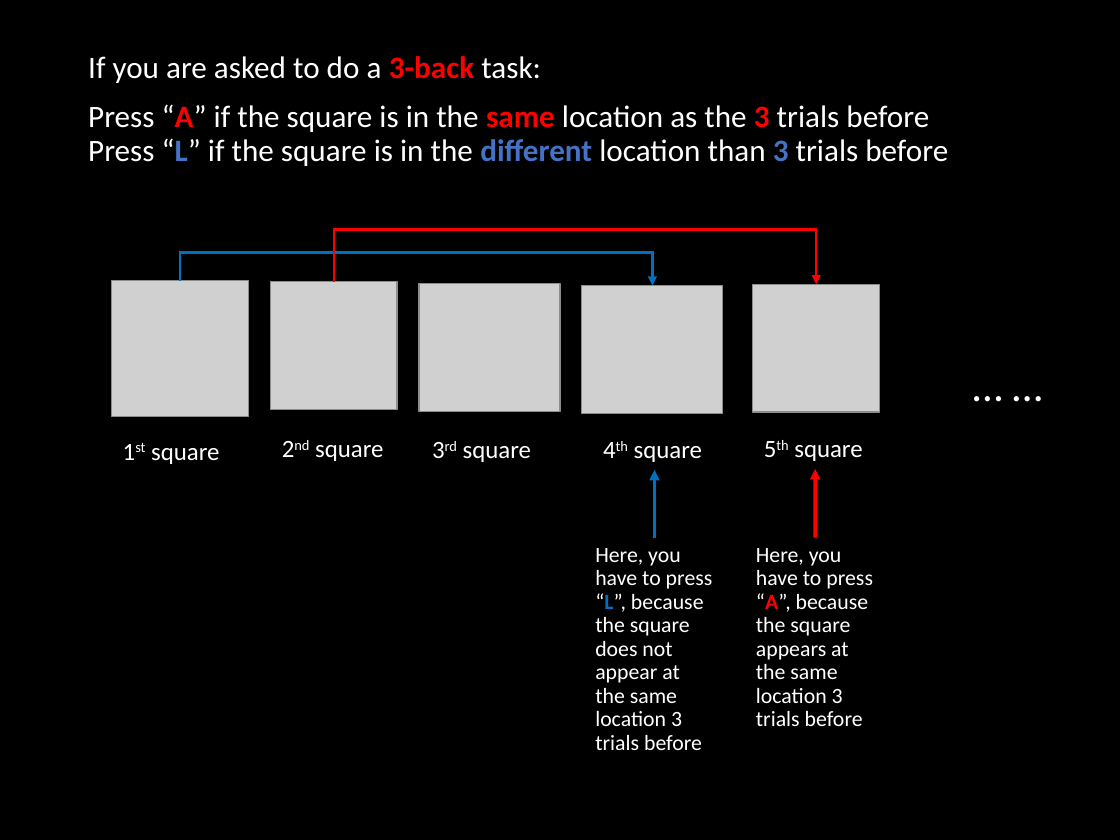
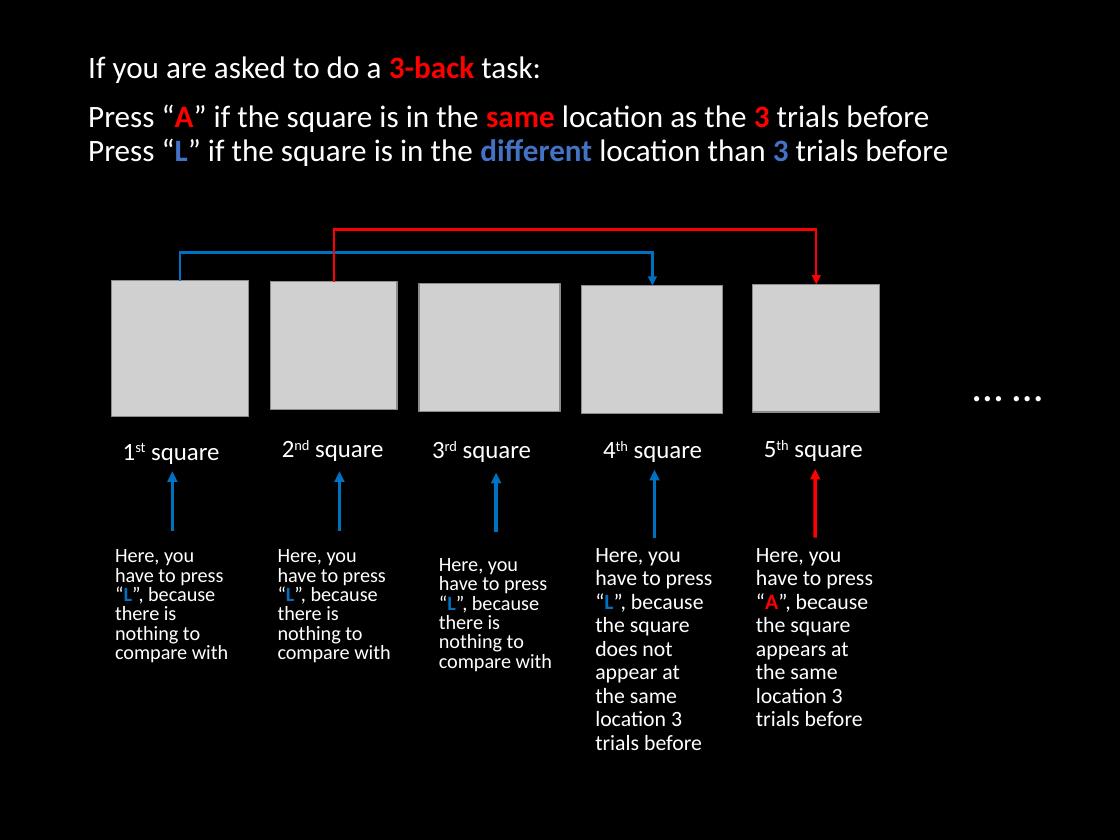
Before and after one commit to winsonfzyang/tanglabinterventions, a slide deck: slide 8 of public/img/WMT/WMT_instructions.pptx. Drawn at 1120x840 pixels with LibreOffice and Linux fonts; fonts in the diff are those of the drawing; grey boxes stand for pictures. Boxes give left, top, right and bottom in pixels: in the first picture for what was removed or moved away, otherwise in the second. Text is boxed around its words. In the diff, an @@ line names an element or a change of style, - is before the commit and + after.

```diff
--- a/public/img/WMT/WMT_instructions.pptx
+++ b/public/img/WMT/WMT_instructions.pptx
@@ arrow added from (172, 531) to (172, 472), #0070C0 2.25 pt @@
@@ arrow added from (339, 531) to (339, 472), #0070C0 2.25 pt @@
@@ arrow added from (496, 532) to (496, 473), #0070C0 2.25 pt @@
@@ text added at bbox=[115, 549, 228, 663], 12.9 pt, text #FFFFFF @@
+Here, you have to press “L”, because there is nothing to compare with
@@ text added at bbox=[278, 549, 390, 663], 12.9 pt, text #FFFFFF @@
+Here, you have to press “L”, because there is nothing to compare with
@@ text added at bbox=[439, 558, 552, 672], 12.9 pt, text #FFFFFF @@
+Here, you have to press “L”, because there is nothing to compare with
```
Also in this commit, not shown: 3 other slides changed, 6 other files.
